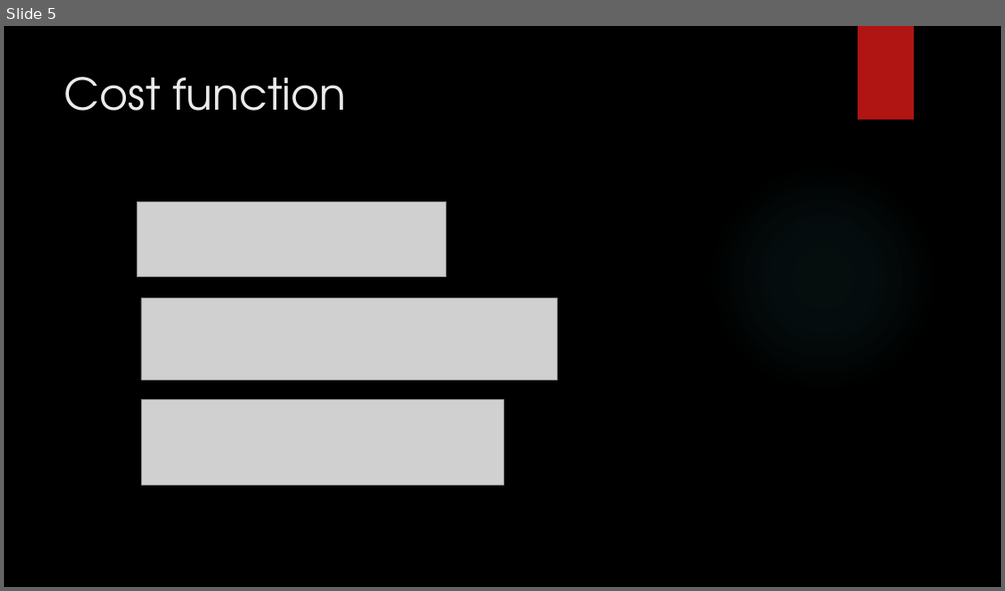
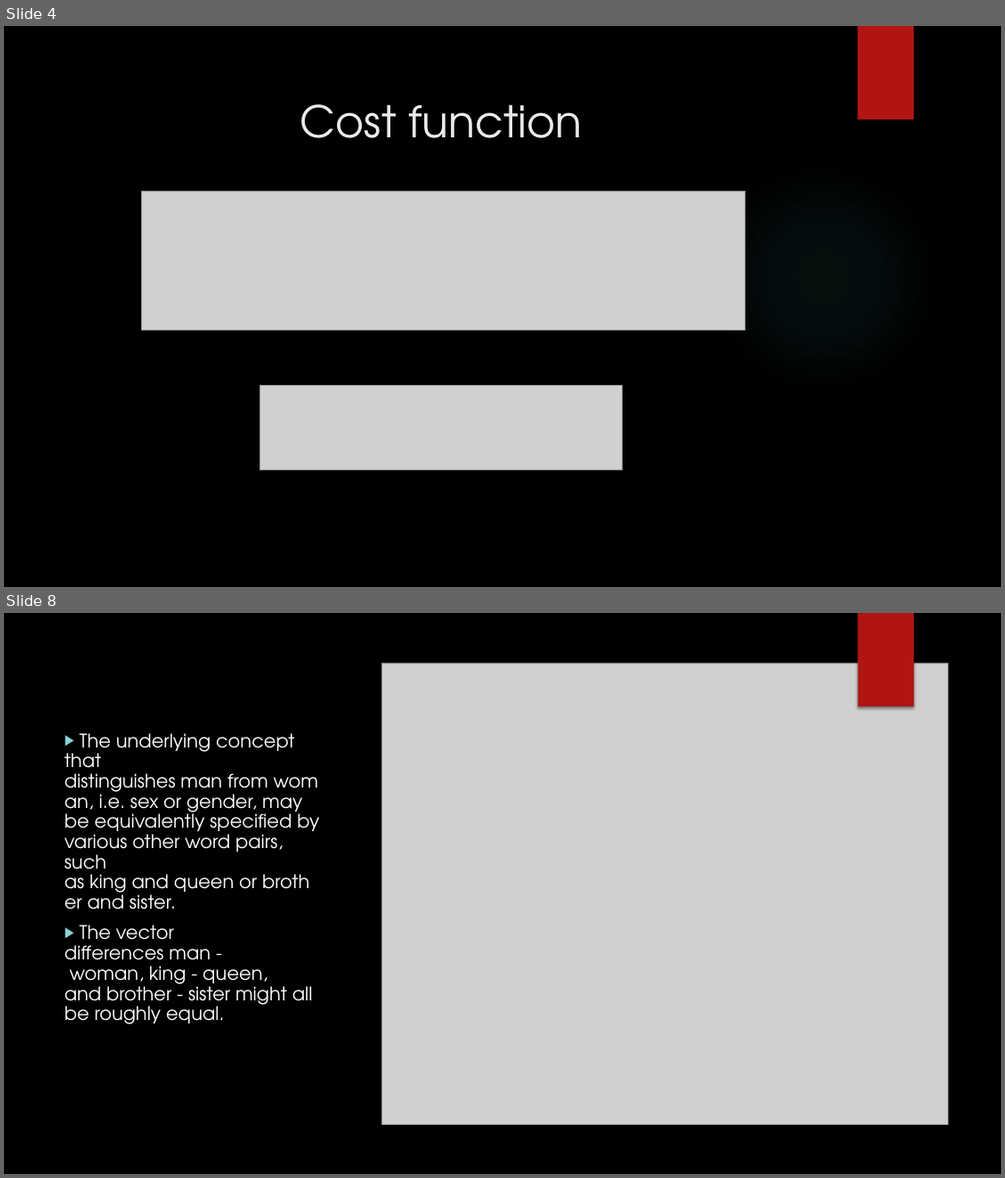
Before and after one commit to ThePiyushGupta/SarcasmTargetDetection, a slide deck: Presentation/Glove.pptx. Shown one above the other, each under a label of ours: slide 5 before the commit, slides 4 and 8 after it; the slides between them are not shown. The pictures are 1005x591 and 1005x1178 pixels, drawn with LibreOffice and Linux fonts; fonts in the diff are those of the drawing; grey boxes stand for pictures; background and template pictures are left out. Boxes give left, top, right and bottom in pixels: in the first picture for what was removed or moved away, otherwise in the second. Text is boxed around its words. In the diff, an @@ line names an element or a change of style, - is before the commit and + after.

```diff
--- a/Presentation/Glove.pptx
+++ b/Presentation/Glove.pptx
@@ slide 8 added at (4,613,1001,1174), background picture (left out); not listed: 1 template element that a slide beside it also shows @@
@@ rectangle added at (858,613,914,706), fill #B01513 @@
@@ picture added at (381,663,947,1125) @@
@@ text added at (65,733,319,1024), 18 pt, text #FFFFFF @@
+▶ The underlying concept that distinguishes man from woman, i.e. sex or gender, may be equivalently specified by various other word pairs, such as king and queen or brother and sister.
+▶ The vector differences man - woman, king - queen, and brother - sister might all be roughly equal.
@@ what was slide 5 is now slide 4 @@
@@ slide 4 changed as well @@
@@ title "Cost function" at (300,104,582,138): alignment left to centre; vertical alignment top to middle @@
@@ picture removed at (138,201,446,276) @@
@@ picture: place and size @@
-picture at (141,298,558,379)
+picture at (141,192,745,330)
@@ picture: place and size @@
-picture at (141,400,503,484)
+picture at (259,385,623,469)
```
Also in this commit, not shown: 4 other slides changed, 3 other slides added, 1 slide removed, 5 other files.
